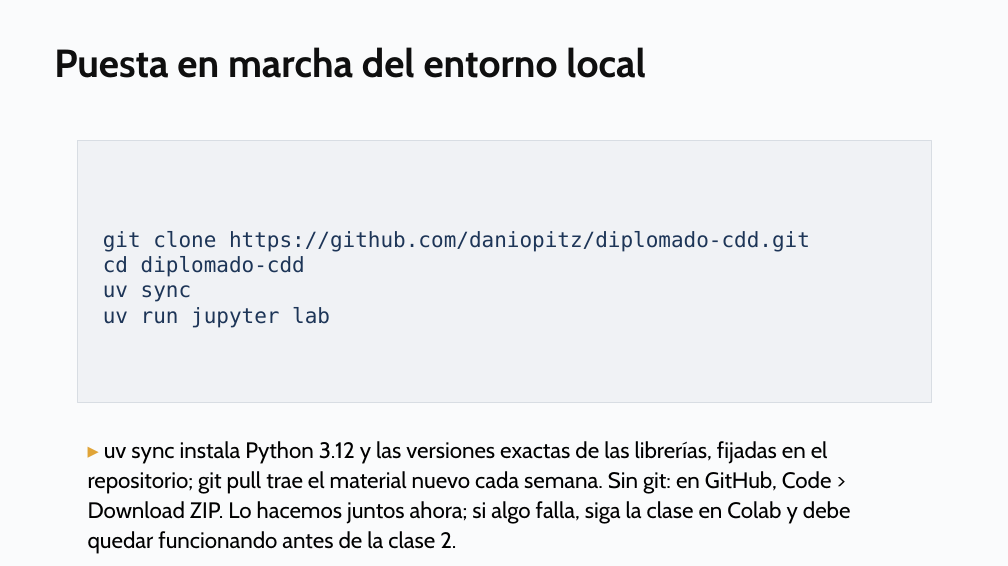
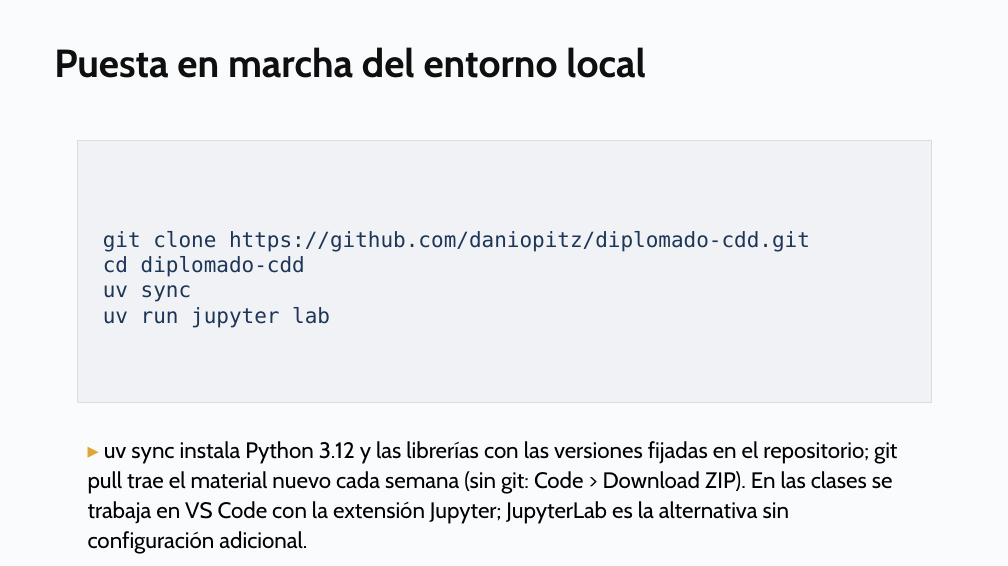
Before and after one commit to daniopitz/diplomado-cdd, a slide deck: slide 19 of presentaciones/clase01_fundamentos_ecosistema.pptx. Drawn at 1008x566 pixels with LibreOffice and Linux fonts; fonts in the diff are those of the drawing. Boxes give left, top, right and bottom in pixels: in the first picture for what was removed or moved away, otherwise in the second. Text is boxed around its words. In the diff, an @@ line names an element or a change of style, - is before the commit and + after.

```diff
--- a/presentaciones/clase01_fundamentos_ecosistema.pptx
+++ b/presentaciones/clase01_fundamentos_ecosistema.pptx
@@ text at <box>88,441,897,554</box>: text changed @@
-▸ uv sync instala Python 3.12 y las versiones exactas de las librerías, fijadas en el repositorio; git pull trae el material nuevo cada semana. Sin git: en GitHub, Code > Download ZIP. Lo hacemos juntos ahora; si algo falla, siga la clase en Colab y debe quedar funcionando antes de la clase 2.
+▸ uv sync instala Python 3.12 y las librerías con las versiones fijadas en el repositorio; git pull trae el material nuevo cada semana (sin git: Code > Download ZIP). En las clases se trabaja en VS Code con la extensión Jupyter; JupyterLab es la alternativa sin configuración adicional.
```
Also in this commit, not shown: 1 other slide changed, 4 other files.
